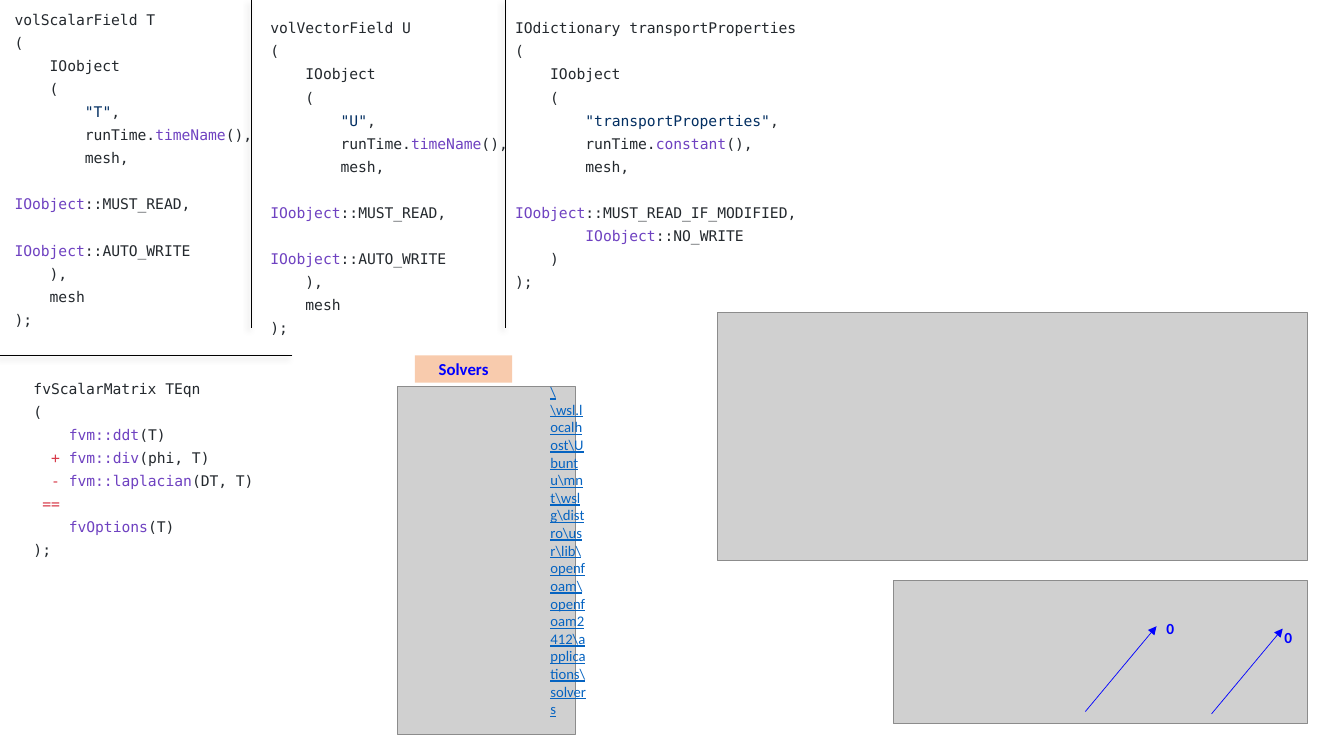
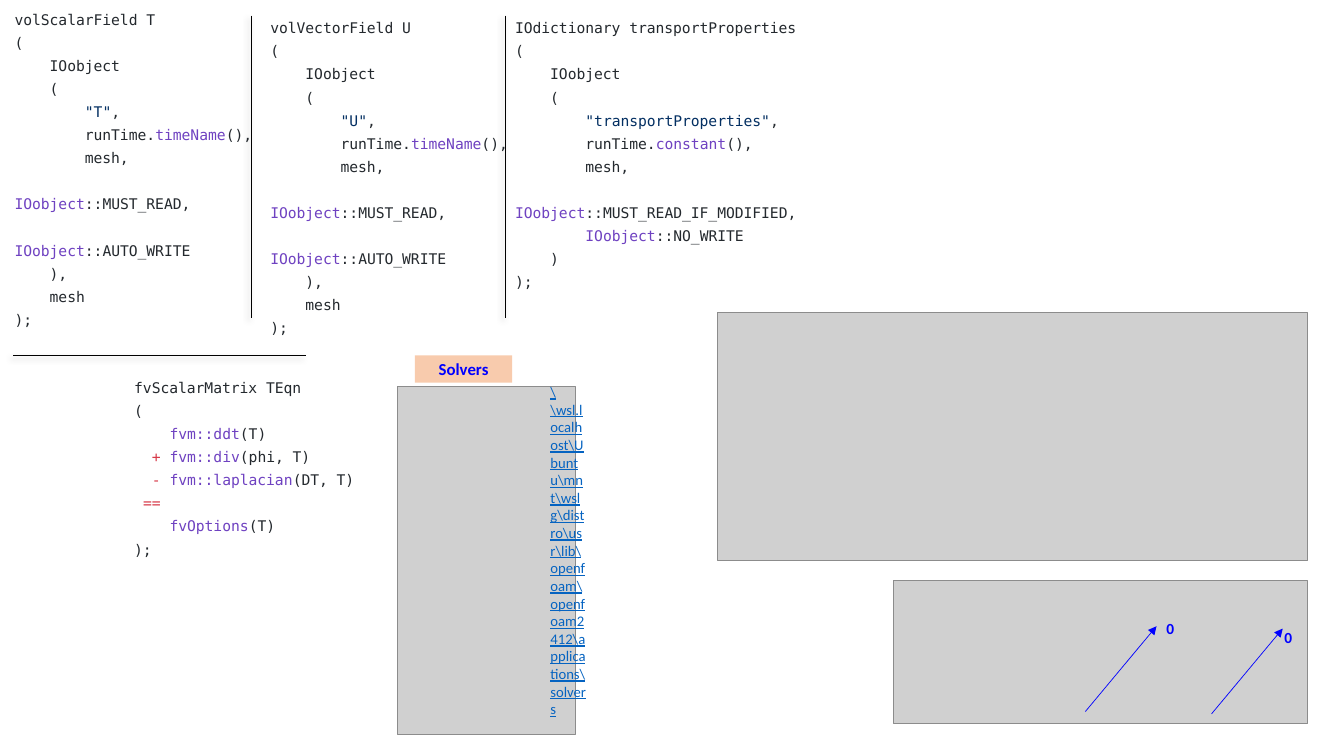
Before and after one commit to grossiRM/CFD_ON, a slide deck: slide 5 of 04_OpenFoam/openFoam_beta.pptx. Drawn at 1344x756 pixels with LibreOffice and Linux fonts; fonts in the diff are those of the drawing; grey boxes stand for pictures. Boxes give left, top, right and bottom in pixels: in the first picture for what was removed or moved away, otherwise in the second. Text is boxed around its words. In the diff, an @@ line names an element or a change of style, - is before the commit and + after.

```diff
--- a/04_OpenFoam/openFoam_beta.pptx
+++ b/04_OpenFoam/openFoam_beta.pptx
@@ line moved from (252, 0) - (252, 329) to (252, 15) - (252, 318) @@
@@ line moved from (505, 0) - (505, 329) to (505, 15) - (505, 318) @@
@@ line moved from (292, 356) - (0, 356) to (306, 356) - (13, 356) @@
@@ text "fvScalarMatrix TEqn" moved from (x1=33, y1=382, x2=254, y2=535) to (x1=134, y1=381, x2=355, y2=534) @@
```
Also in this commit, not shown: 3 other slides changed, 2 slides added, 20 other files.
